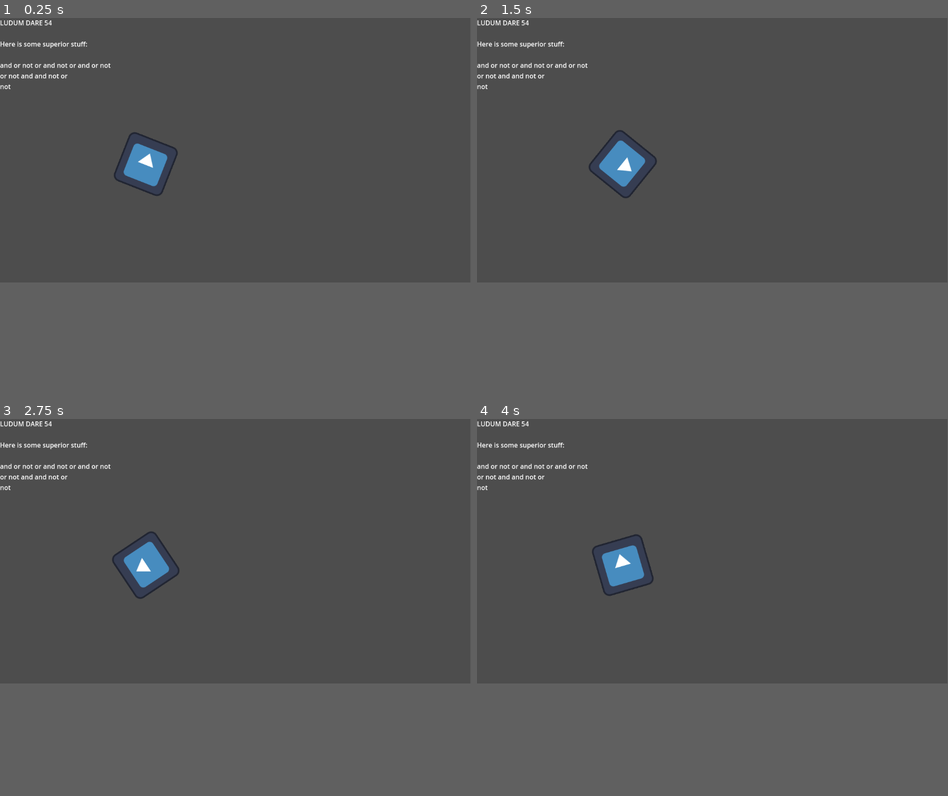
Above: before the commit, frames 1-4 (two rows, left to right).
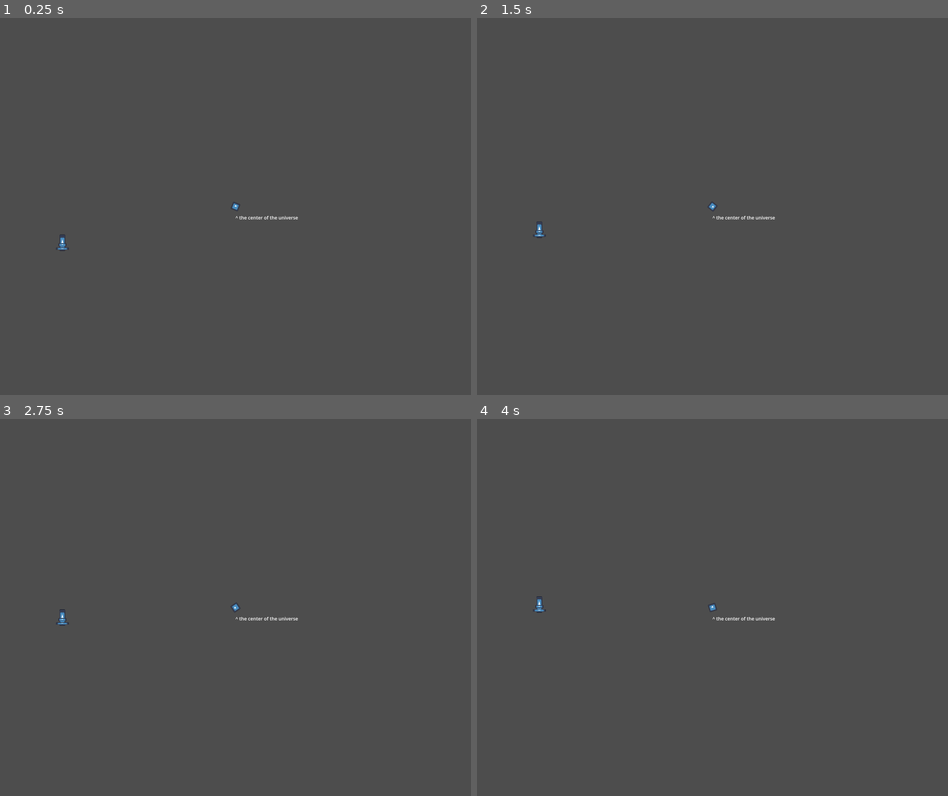
Above: after the commit, the same moments.

Repository: Bromeon/LudumDare54
Game: Godot game, scene res://Scenes/Main/Main.tscn
Two runs of this game, one before a commit and one after it. Both use one fixed random seed, a clock stepped at 60 frames per second and the inputs below. The engine's default icon, where the game draws it, is replaced by a stand-in: a white triangle on a blue panel in a dark square.
Inputs:
- Up to frame 1 (0.25 s): no input
- Up to frame 2 (1.5 s): no input
- Up to frame 3 (2.75 s): no input
- Up to frame 4 (4 s): no input
In our replay, the window is 799x449 before the commit and 800x640 after it. These sizes can differ from the game's own. Grey fills any space a smaller window leaves; there, only what the larger window draws over its background counts as a difference.

The runs differ from the first frame. In frame 1, 1.5% of the frame differs, in the area x 0-64%, y 0-62%; in frame 2, 1.5%, in the area x 0-64%, y 0-59%; in frame 3, 1.5%; in frame 4, 1.5%.

Commit message:
Supply ships, universe and paths

Diff:
--- a/Scenes/Main/Main.gd
+++ b/Scenes/Main/Main.gd
@@ -2,6 +2,9 @@
 
 @onready
 var sprite := $Icon
+
+@onready
+var supply_paths := $SupplyPaths
 
 func _ready():
 	print("MMO initializing...")
@@ -9,3 +12,7 @@
 
 func _process(delta):
 	sprite.rotate(delta * 1.5)
+
+	for path in supply_paths.get_children():
+		var follow: PathFollow2D = path.get_node("PathFollow2D")
+		follow.progress_ratio += delta * 0.01
--- a/Scenes/Main/Main.tscn
+++ b/Scenes/Main/Main.tscn
@@ -1,22 +1,43 @@
-[gd_scene load_steps=3 format=3 uid="uid://cu50tbbse7fvj"]
+[gd_scene load_steps=6 format=3 uid="uid://cu50tbbse7fvj"]
 
 [ext_resource type="Script" path="res://Scenes/Main/Main.gd" id="1_uvdap"]
 [ext_resource type="Texture2D" uid="uid://bj1vd0ditgkx5" path="res://Assets/Textures/icon.svg" id="2_kqnnd"]
+[ext_resource type="PackedScene" uid="uid://dyn6k0po4fgge" path="res://Scenes/Universe/Universe.tscn" id="2_sb0dw"]
+[ext_resource type="PackedScene" uid="uid://bk47qpmiqsfv5" path="res://Scenes/SupplyShip/SupplyShip.tscn" id="4_6dkld"]
+
+[sub_resource type="Curve2D" id="Curve2D_jirfs"]
+_data = {
+"points": PackedVector2Array(0, 0, 0, 0, -587, 130, 0, 0, 0, 0, -588, -290, 0, 0, 0, 0, -157, -439, 0, 0, 0, 0, 655, -192, 0, 0, 0, 0, 644, 299, 0, 0, 0, 0, -432, 338, 0, 0, 0, 0, -587, 130)
+}
+point_count = 7
 
 [node name="Main" type="Node2D"]
 script = ExtResource("1_uvdap")
 
+[node name="Universe" parent="." instance=ExtResource("2_sb0dw")]
+
 [node name="Label" type="Label" parent="."]
 offset_right = 672.0
 offset_bottom = 309.0
-text = "LUDUM DARE 54
-
-Here is some superior stuff:
-
-and or not or and not or and or not
-or not and and not or
-not"
+text = "
+^ the center of the universe"
 
 [node name="Icon" type="Sprite2D" parent="."]
-position = Vector2(357, 358)
+scale = Vector2(0.203125, 0.203125)
 texture = ExtResource("2_kqnnd")
+
+[node name="Camera2D" type="Camera2D" parent="."]
+
+[node name="SupplyPaths" type="Node2D" parent="."]
+
+[node name="Path2D" type="Path2D" parent="SupplyPaths"]
+curve = SubResource("Curve2D_jirfs")
+
+[node name="PathFollow2D" type="PathFollow2D" parent="SupplyPaths/Path2D"]
+position = Vector2(-587, 130)
+rotation = -1.57318
+
+[node name="SupplyShip" parent="SupplyPaths/Path2D/PathFollow2D" instance=ExtResource("4_6dkld")]
+position = Vector2(-1.99762, -1.0047)
+rotation = 1.57318
+scale = Vector2(1, 1)
--- /dev/null
+++ b/Scenes/SupplyShip/SupplyShip.tscn
@@ -0,0 +1,21 @@
+[gd_scene load_steps=2 format=3 uid="uid://bk47qpmiqsfv5"]
+
+[ext_resource type="Texture2D" uid="uid://bj1vd0ditgkx5" path="res://Assets/Textures/icon.svg" id="1_6ja8e"]
+
+[node name="SupplyShip" type="Node2D"]
+
+[node name="Front" type="Sprite2D" parent="."]
+scale = Vector2(0.15625, 0.4375)
+texture = ExtResource("1_6ja8e")
+
+[node name="Side1" type="Sprite2D" parent="."]
+position = Vector2(0, 7.00001)
+scale = Vector2(0.21875, 0.078125)
+texture = ExtResource("1_6ja8e")
+metadata/_edit_group_ = true
+
+[node name="Side2" type="Sprite2D" parent="."]
+position = Vector2(0, 20)
+scale = Vector2(0.34375, 0.0625)
+texture = ExtResource("1_6ja8e")
+metadata/_edit_group_ = true
--- /dev/null
+++ b/Scenes/Universe/Universe.tscn
@@ -0,0 +1,11 @@
+[gd_scene load_steps=2 format=3 uid="uid://dyn6k0po4fgge"]
+
+[sub_resource type="RectangleShape2D" id="RectangleShape2D_g4lgh"]
+size = Vector2(1536, 1024)
+
+[node name="Universe" type="Node2D"]
+
+[node name="Area2D" type="Area2D" parent="."]
+
+[node name="CollisionShape2D" type="CollisionShape2D" parent="Area2D"]
+shape = SubResource("RectangleShape2D_g4lgh")
--- a/project.godot
+++ b/project.godot
@@ -14,3 +14,8 @@
 run/main_scene="res://Scenes/Main/Main.tscn"
 config/features=PackedStringArray("4.1", "Forward Plus")
 config/icon="res://Assets/Textures/icon.svg"
+
+[display]
+
+window/size/viewport_width=1600
+window/size/viewport_height=1280
